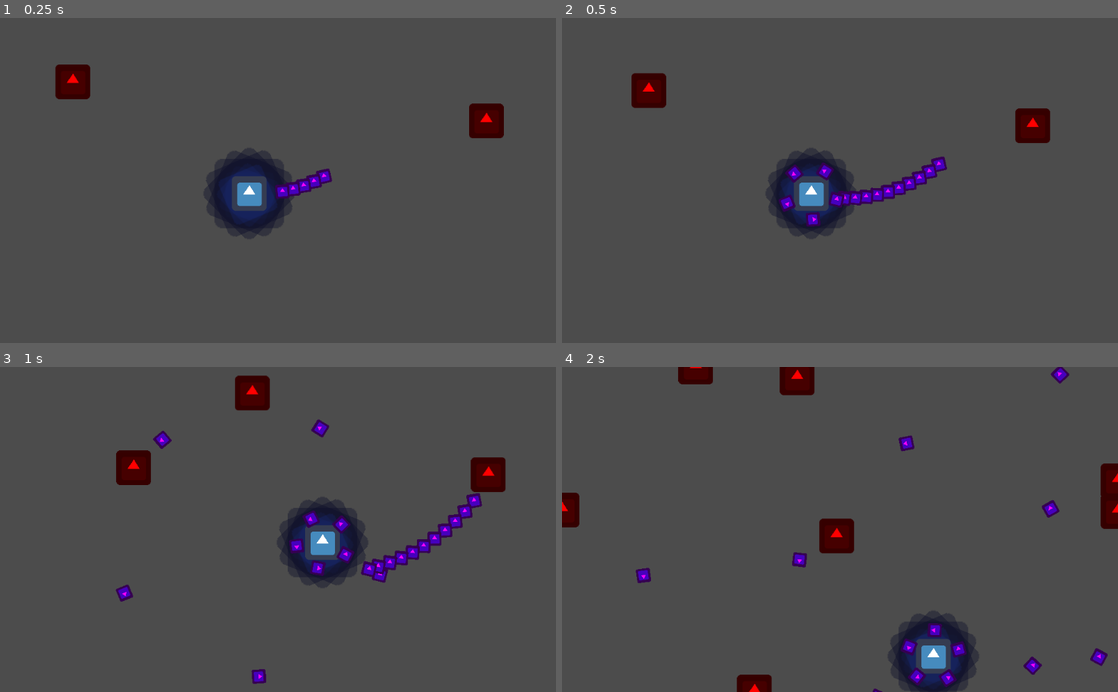
Above: before the commit, frames 1-4 (two rows, left to right).
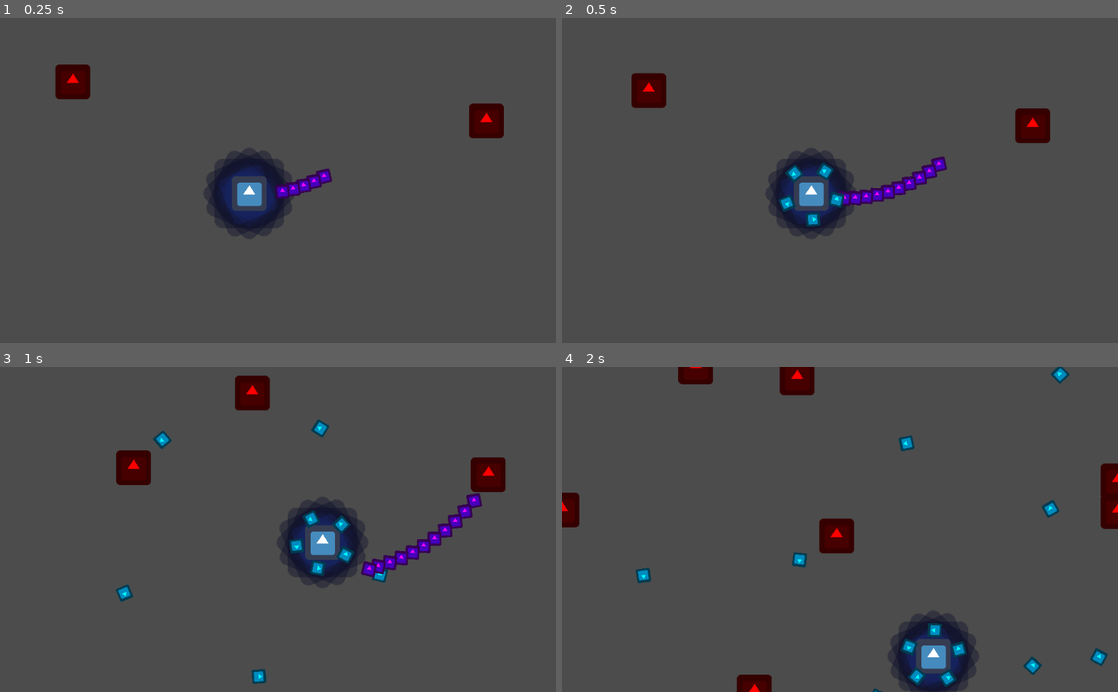
Above: after the commit, the same moments.

Repository: franxz/proto-top-down
Game: Godot game, scene res://scenes/test-map/TestMap.tscn
The game is run twice, just before and just after one commit, with the same random seed, the same clock (stepped at 60 frames per second) and the same inputs. The engine's default icon, where the game draws it, is replaced by a stand-in: a white triangle on a blue panel in a dark square.
Inputs:
- Up to frame 1 (0.25 s): no input
- Up to frame 2 (0.5 s): no input
- Up to frame 3 (1 s): hold Right (ui_right) from 0.53 s (still down)
- Up to frame 4 (2 s): release Right (ui_right) at 1.28 s; hold Down (ui_down) from 1.28 s (still down)

Frame 1 is identical in both runs. In frame 2, 0.5% of the frame differs, in the area x 39-51%, y 44-65%; in frame 3, 1.0%; in frame 4, 1.3%, in the area x 13-99%, y 0-100%.

Commit message:
Improve Shot destroy logic. Change Shot color.

Diff:
--- a/scenes/shot/Shot.gd
+++ b/scenes/shot/Shot.gd
@@ -4,14 +4,20 @@
 var speed := 400
 var lifetime := 5
 var dmg_impulse := 1000
+var destroyed = false
+var color: Color
 
-func init(position_: Vector2, angle_rad: float) -> void:
-  position = position_
-  rotation = angle_rad
-  dir = Global.Vector2_from_angle(angle_rad)
+onready var sprite_node = get_node("Sprite")
+
+func init(position_: Vector2, angle_rad: float, color_: Color) -> void:
+	position = position_
+	rotation = angle_rad
+	dir = Global.Vector2_from_angle(angle_rad)
+	color = color_
 
 
 func _ready():
+	sprite_node.modulate = color
 	connect("body_entered", self, "_on_Area2D_body_entered")
 	Global.set_timeout(self, "_destroy", lifetime)
 
@@ -22,10 +28,11 @@
 
 
 func _on_Area2D_body_entered(body):
-	if body.is_in_group("enemies"):
+	if !destroyed and body.is_in_group("enemies"):
 		body.take_damage(dir * dmg_impulse)
 		_destroy()
 
 
 func _destroy() -> void:
+	destroyed = true
 	queue_free()
--- a/scenes/shot/Shot.tscn
+++ b/scenes/shot/Shot.tscn
@@ -9,7 +9,6 @@
 script = ExtResource( 2 )
 
 [node name="Sprite" type="Sprite" parent="."]
-modulate = Color( 1, 0, 1, 1 )
 scale = Vector2( 0.4, 0.4 )
 texture = ExtResource( 1 )
 
--- a/scenes/weapon-with-range/WeaponWithRange.gd
+++ b/scenes/weapon-with-range/WeaponWithRange.gd
@@ -3,6 +3,7 @@
 var shot_scene := preload("res://scenes/shot/Shot.tscn")
 
 var weapon_base = WeaponBase.new()
+var shot_color = Color.fuchsia
 var on_cooldown := false
 var cooldown := 2.5 # Time between shot spreads in seconds
 var shot_interval := 0.04 # Time between shots in seconds
--- a/scenes/weapon/Weapon.gd
+++ b/scenes/weapon/Weapon.gd
@@ -3,6 +3,7 @@
 var shot_scene := preload("res://scenes/shot/Shot.tscn")
 
 var weapon_base = WeaponBase.new()
+var shot_color = Color.aqua
 var cooldown := 0.5
 var shot_count := 5
 var dist_from_center := 48
--- a/scripts/WeaponBase.gd
+++ b/scripts/WeaponBase.gd
@@ -16,5 +16,5 @@
 
 func create_shot(angle: float, position: Vector2) -> void:
 	var shot := shot_scene.instance()
-	shot.init(position, angle)
+	shot.init(position, angle, weapon_node.shot_color)
 	Global.root_node.add_child(shot)
